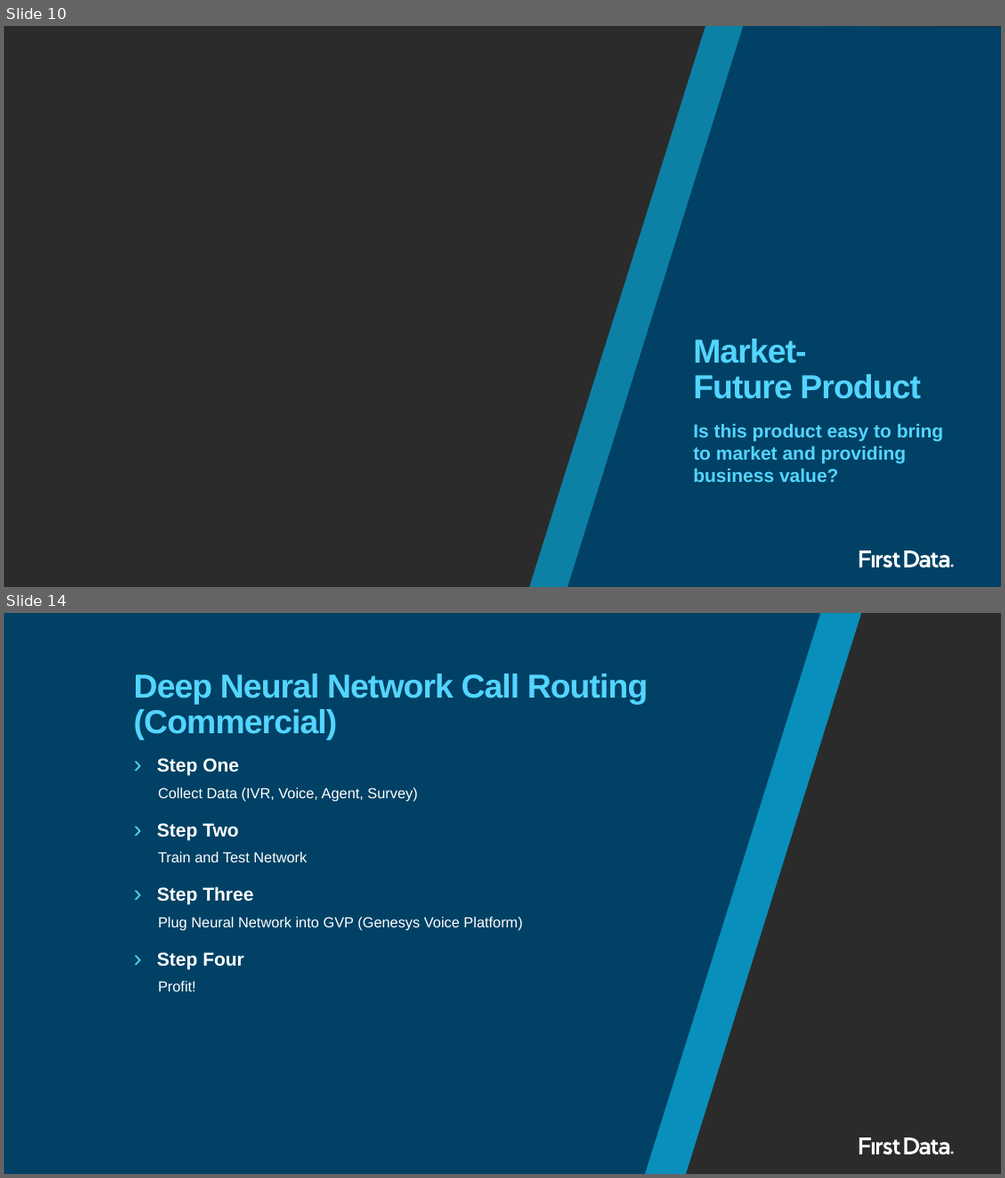
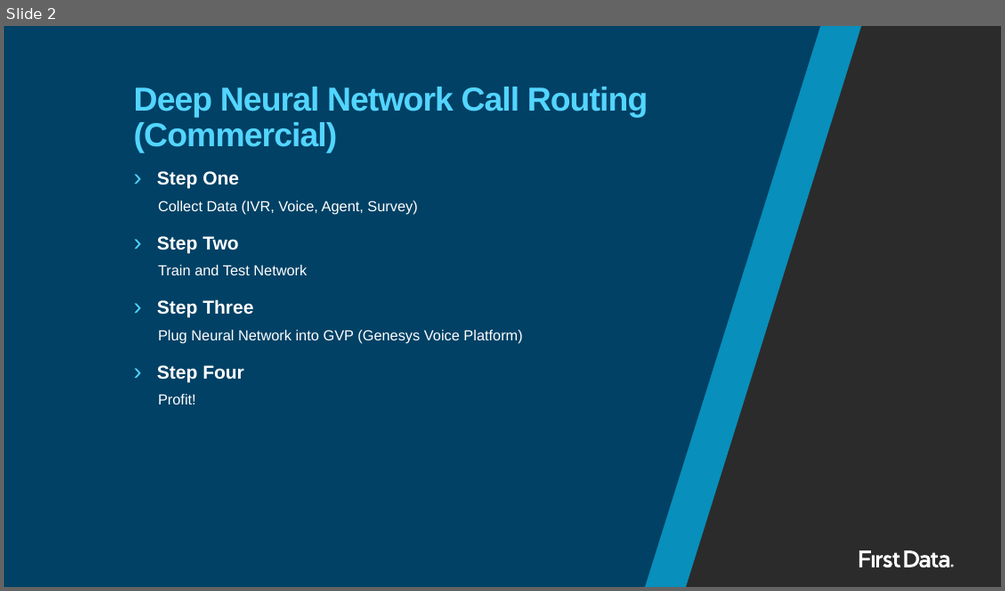
Before and after one commit to hackit2/HackIt, a slide deck: docs/Round 1 Presentation.pptx. Shown one above the other, each under a label of ours: slides 10 and 14 before the commit, slide 2 after it; the slides between them are not shown. The pictures are 1005x1178 and 1005x591 pixels, drawn with LibreOffice and Linux fonts; fonts in the diff are those of the drawing; background and template pictures are left out; a plain dark background stands for a picture behind light text. Boxes give left, top, right and bottom in pixels: in the first picture for what was removed or moved away, otherwise in the second. Text is boxed around its words. In the diff, an @@ line names an element or a change of style, - is before the commit and + after.

```diff
--- a/docs/Round 1 Presentation.pptx
+++ b/docs/Round 1 Presentation.pptx
@@ slide 10 removed at (4, 26, 1001, 587), background picture (left out); not listed: 10 template elements that a slide beside it also shows @@
@@ freeform shape removed at (529, 26, 989, 587) @@
@@ freeform shape removed at (567, 26, 1001, 587) @@
@@ title removed at (693, 338, 921, 399) @@
-Market-
-Future Product
@@ text removed at (693, 424, 943, 482) @@
-Is this product easy to bring to market and providing business value?
@@ what was slide 14 is now slide 2 @@
```
Also in this commit, not shown: 1 slide changed, 43 other slides removed.
